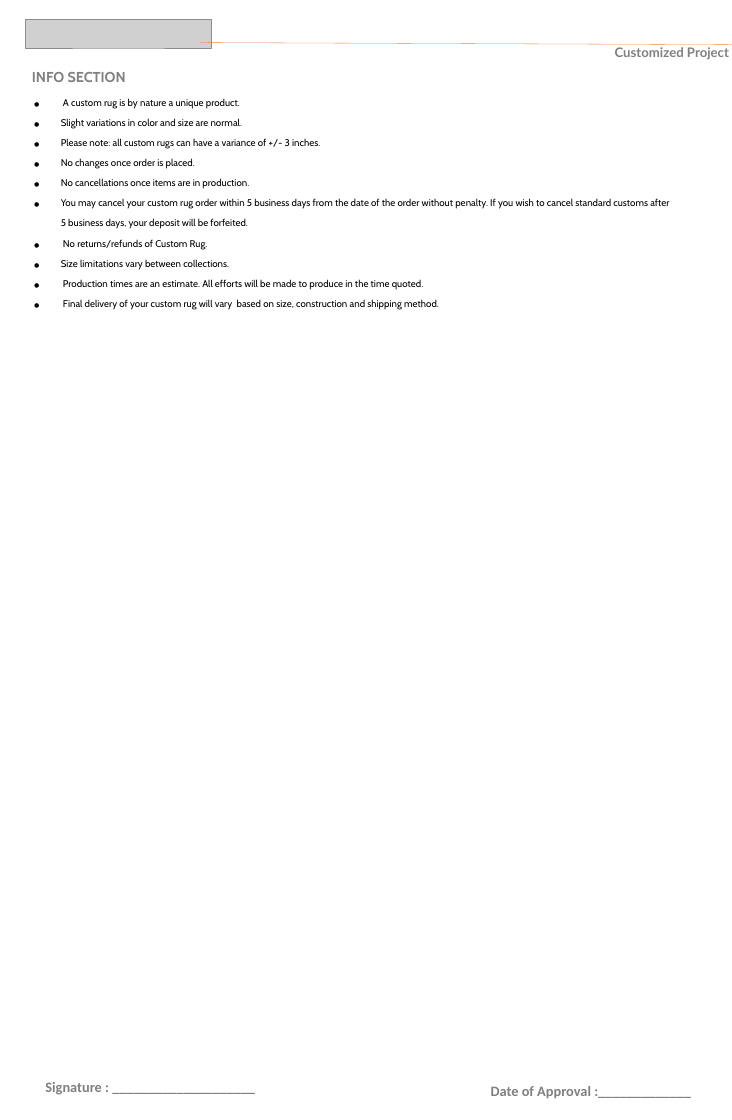
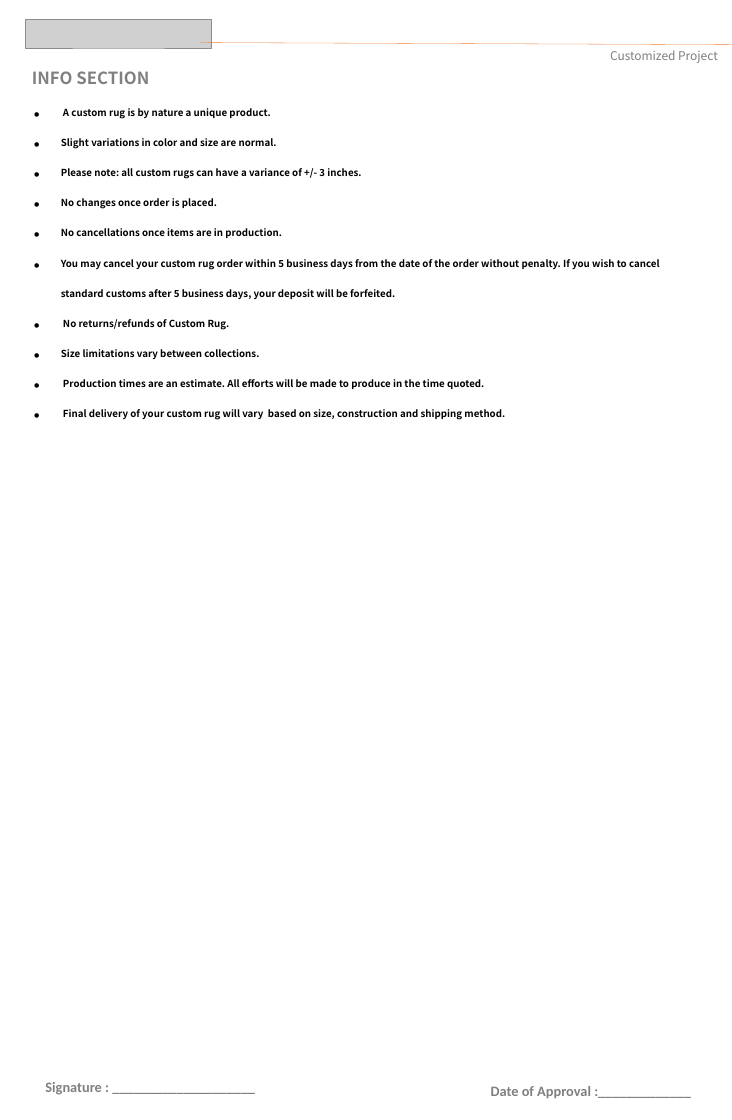
Before and after one commit to Vansh0508/jaipur-rugs, a slide deck: slide 3 of apps/DND/CAD Layout/templates/b2c.pptx (slide 2 before the commit). Drawn at 732x1120 pixels with LibreOffice and Linux fonts; fonts in the diff are those of the drawing; grey boxes stand for pictures. Boxes give left, top, right and bottom in pixels: in the first picture for what was removed or moved away, otherwise in the second. Text is boxed around its words. In the diff, an @@ line names an element or a change of style, - is before the commit and + after.

```diff
--- a/apps/DND/CAD Layout/templates/b2c.pptx
+++ b/apps/DND/CAD Layout/templates/b2c.pptx
@@ text "INFO SECTION" at <box>32,71,149,84</box>: size 12 to 14 pt, font Cabin to Noto Sans CJK TC; line spacing 1 to 1.5 @@
@@ text "Customized Project" at <box>610,50,718,63</box>: size 11 to 10 pt, font Lato to Noto Sans CJK TC, bold off @@
@@ text "A custom rug is by ..." at <box>61,108,660,420</box>: font Cabin to Noto Sans CJK TC, bold on; line spacing 1 to 1.5 @@
```
Also in this commit, not shown: 2 slides added, 1 slide removed, 26 other files.
